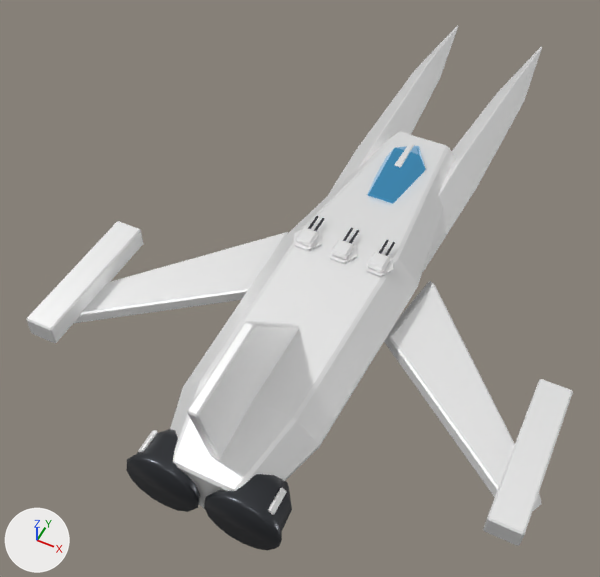
An edit to the glTF model public/models/ships/klinok.glb, drawn before and after from the same camera.
The view is the same before and after, from a 50 mm lens placed at (0.57, -1.63, 1.66), pointed at (-0.13, -0.24, -0.08). Lighting does not change. The marker at lower left points along +X, +Y and +Z. The picture after the commit comes second. Where no turn or scale is listed for an object, it has been applied to the vertices.

The first picture shows 'Кабина', 'Киль', 'Клык', 'Клык.001', 'Кожух_дюзы', 'Кожух_дюзы.001', 'Корпус', 'Крыло', 'Крыло.001', 'Пушечная_гондола', 'Пушечная_гондола.001' and 13 more.
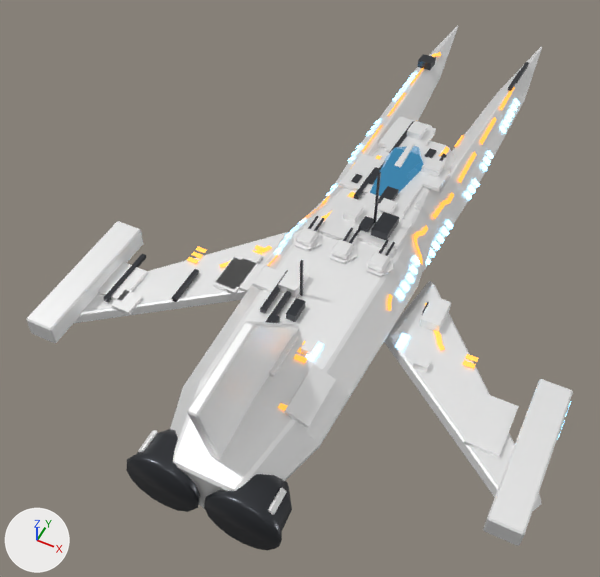
Location of each change, [x1, y1, x2, y2] in pixels of the pictures (600 x 577 px):
'Накладные_плиты', added: after [98, 116, 519, 458]
'Механика', added: after [103, 54, 529, 323]
'Разметка', added: after [187, 52, 515, 411]
'Решётки', added: after [273, 71, 571, 438]

What the commit changed:
Material 'vent' (mat_vent) is new.
Its base color is (0.05, 0.12, 0.2) (dark blue #3f617c).
Its metallic is 0.3.
Its roughness is 0.3.
Its emission color is (0.25, 0.65, 1.0) (blue #89d3ff).
Its emission strength is 4.0.
Material 'stripe' (mat_stripe) is new.
Its base color is (1.0, 0.42, 0.08) (orange #ffad50).
Its metallic is 0.2.
Its roughness is 0.45.
Its emission color is (1.0, 0.38, 0.05) (orange #ffa63f).
Its emission strength is 1.2.
Mesh me_механика is new.
It has 184 vertices, 276 faces and spans x -0.39..0.39, y -0.77..0.77, z -0.15..0.15.
It uses material mat_dark (dark grey #4b4d52).
Mesh me_накладные_плиты is new.
It has 312 vertices, 468 faces and spans x -0.559..0.559, y -0.584..0.584, z -0.073..0.073.
It uses material mat_hull2 (white #ffffff).
Mesh me_решётки is new.
It has 228 vertices, 114 faces and spans x -0.644..0.644, y -0.676..0.676, z -0.069..0.069.
It uses material mat_vent (dark blue #3f617c, glowing blue #89d3ff).
Mesh me_разметка is new.
It has 732 vertices, 366 faces and spans x -0.52..0.52, y -0.82..0.82, z -0.07..0.07.
It uses material mat_stripe (orange #ffad50, glowing orange #ffa63f).
Object 'Механика' (ob_механика) is new; it shows me_механика.
Its location is (-0.135, 0.191, 0.156).
Object 'Накладные_плиты' (ob_накладные_плиты) is new; it shows me_накладные_плиты.
Its location is (-0.021, -0.173, 0.083).
Object 'Решётки' (ob_решётки) is new; it shows me_решётки.
Its location is (0.0, 0.084, 0.065).
Object 'Разметка' (ob_разметка) is new; it shows me_разметка.
Its location is (0.0, 0.077, 0.065).
